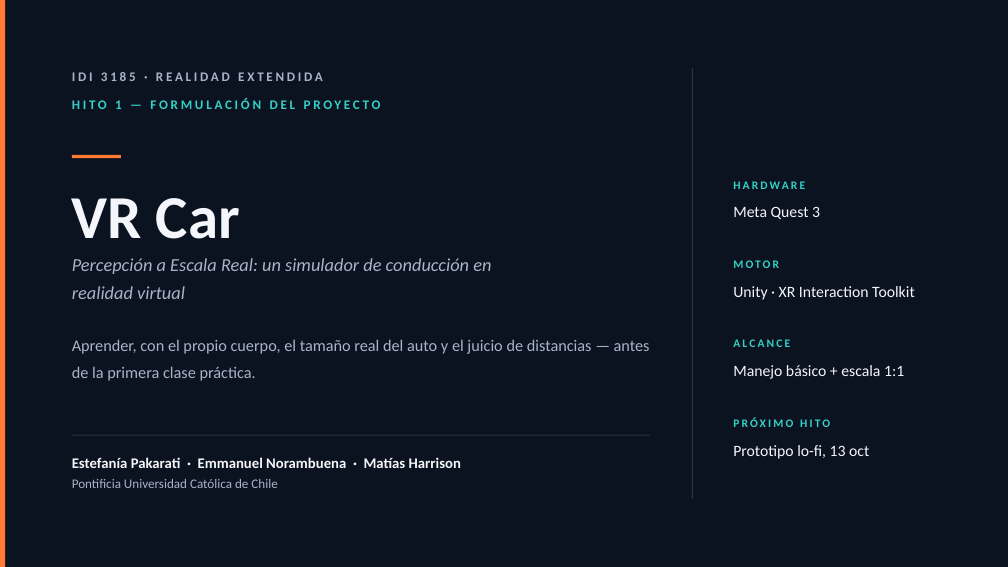
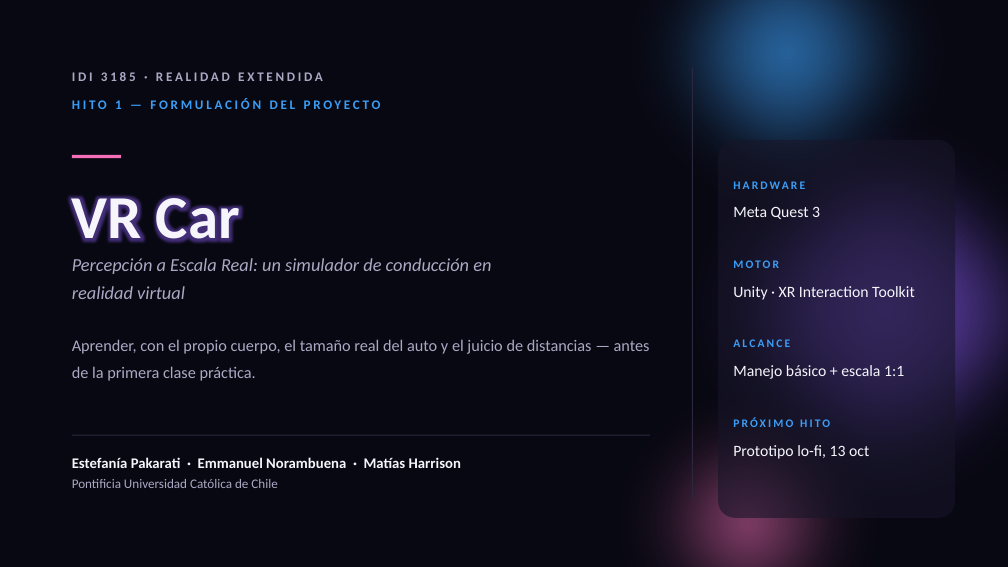
Before and after one commit to eanorambuena/xr-project, a slide deck: slide 1 of presentation/hito1-vrcar.pptx. Drawn at 1008x567 pixels with LibreOffice and Linux fonts; fonts in the diff are those of the drawing. Boxes give left, top, right and bottom in pixels: in the first picture for what was removed or moved away, otherwise in the second. Text is boxed around its words. In the diff, an @@ line names an element or a change of style, - is before the commit and + after.

```diff
--- a/presentation/hito1-vrcar.pptx
+++ b/presentation/hito1-vrcar.pptx
@@ background #0B1220 to #080812 @@
@@ rectangle removed at [0,0,5,567] @@
@@ ellipse added at [582,0,991,257], fill gradient #3B9EF6 @@
@@ ellipse added at [650,76,1008,544], fill gradient #8B5CF6 @@
@@ rectangle at [692,68,693,499]: fill #27334A to #2A273E @@
@@ rounded rectangle added at [718,140,955,518], fill #171528 at 60% opacity @@
@@ rectangle at [72,155,121,158]: fill #FF7A33 to #F46FB8 @@
@@ ellipse added at [567,340,930,567], fill gradient #F46FB8 @@
@@ text colour #35D0C7 to #3B9EF6 in 5 elements at [72,98,381,109], [734,178,955,202], [733,260,779,268], [733,339,790,347], [733,417,830,427] @@
@@ text colour #F4F6FB to #F6F5FB in 5 elements at [72,188,240,253], [733,207,820,219], [733,286,915,300], [733,365,904,379], [733,445,869,459] @@
```
Also in this commit, not shown: 9 other slides changed.
